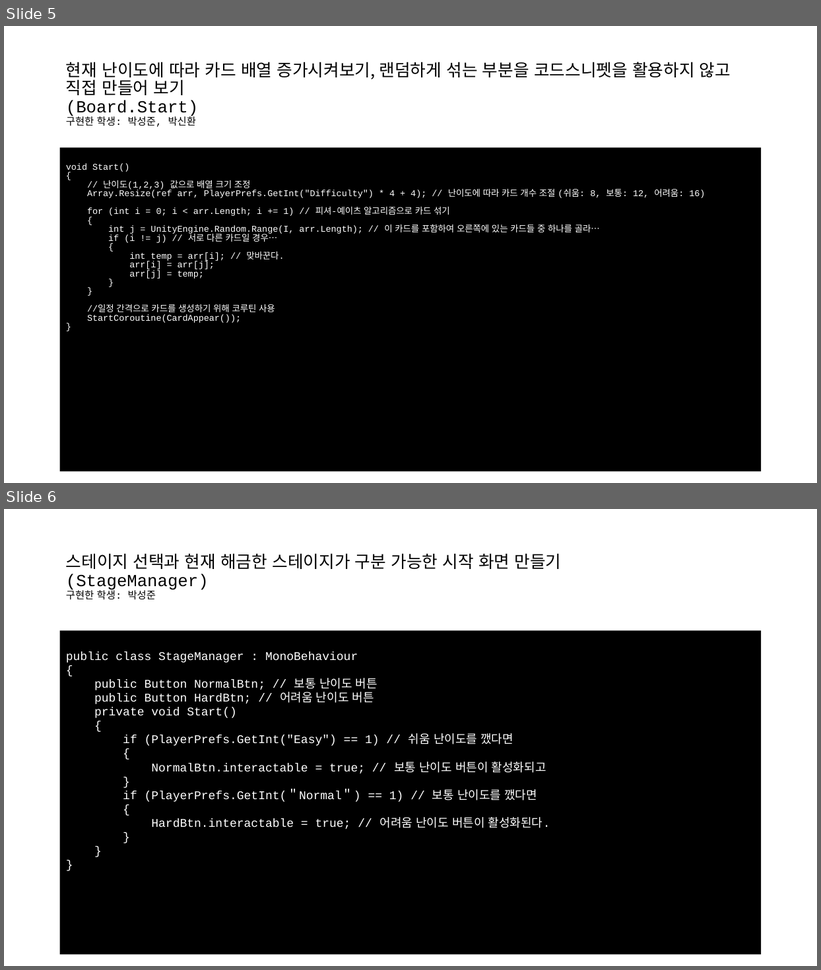
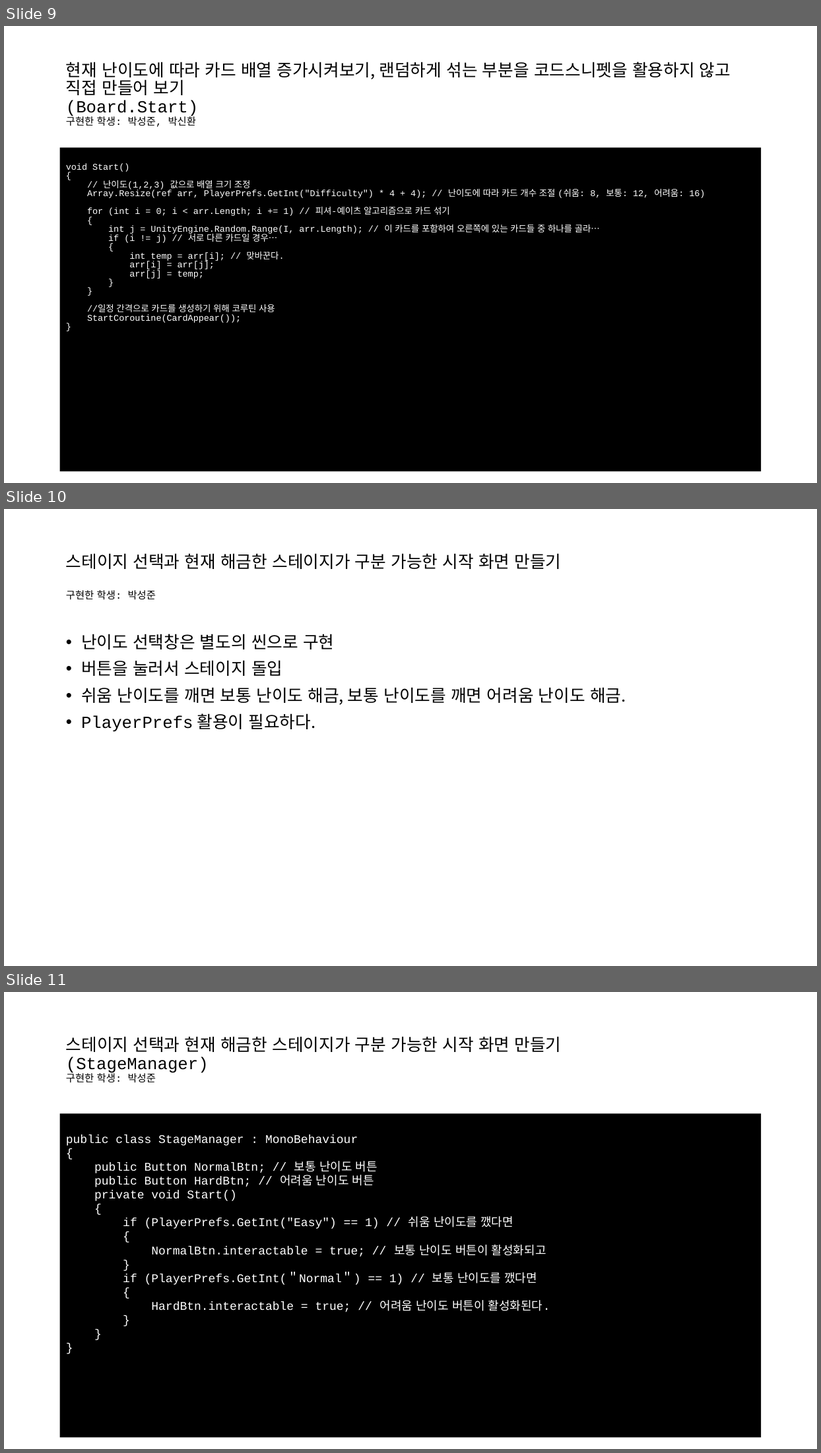
Before and after one commit to EnBalor/CardFlip, a slide deck: B-6 미니프로젝트 발표자료.pptx. Shown one above the other, each under a label of ours: slides 5 and 6 before the commit, slides 9, 10 and 11 after it. The pictures are 821x970 and 821x1453 pixels, drawn with LibreOffice and Linux fonts; fonts in the diff are those of the drawing. Boxes give left, top, right and bottom in pixels: in the first picture for what was removed or moved away, otherwise in the second. Text is boxed around its words. In the diff, an @@ line names an element or a change of style, - is before the commit and + after.

```diff
--- a/B-6 미니프로젝트 발표자료.pptx
+++ b/B-6 미니프로젝트 발표자료.pptx
@@ slide 10 added at <box>4,509,817,966</box>, background #FFFFFF @@
@@ title added at <box>66,553,562,600</box>, 20 pt, text #000000 @@
+스테이지 선택과 현재 해금한 스테이지가 구분 가능한 시작 화면 만들기
+구현한 학생: 박성준
@@ text added at <box>81,634,626,732</box>, 20 pt, text #000000 @@
+• 난이도 선택창은 별도의 씬으로 구현
+• 버튼을 눌러서 스테이지 돌입
+• 쉬움 난이도를 깨면 보통 난이도 해금, 보통 난이도를 깨면 어려움 난이도 해금.
+• PlayerPrefs 활용이 필요하다.
@@ what was slide 5 is now slide 9 @@
@@ what was slide 6 is now slide 11 @@
```
Also in this commit, not shown: 1 slide changed, 8 other slides added, 1 other file.
